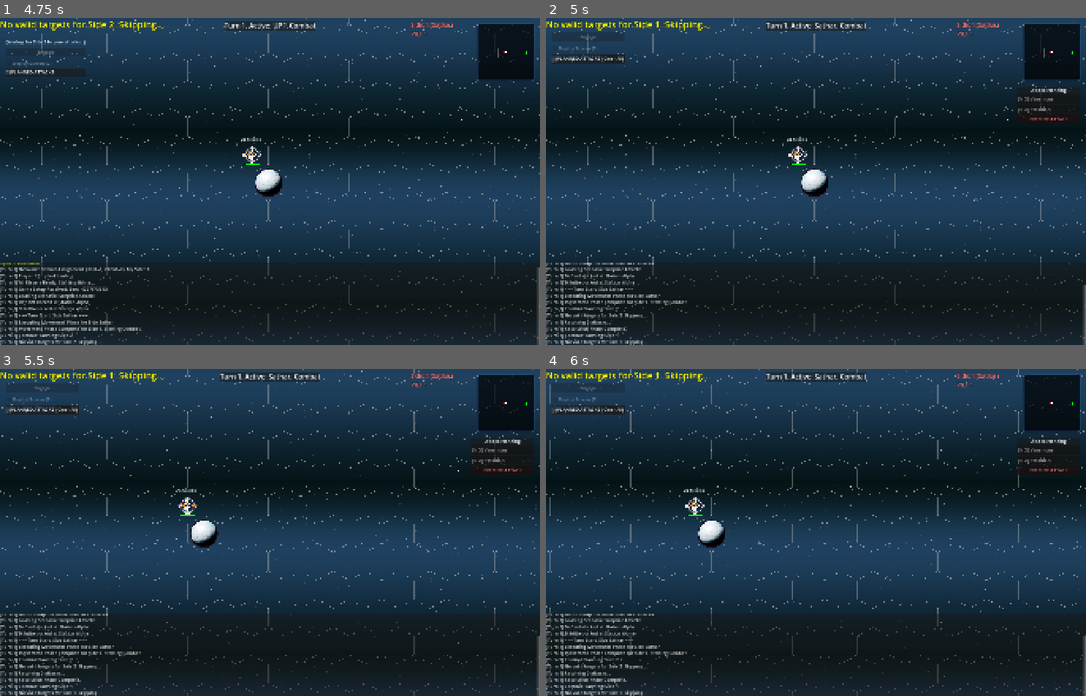
Above: before the commit, frames 1-4 (two rows, left to right).
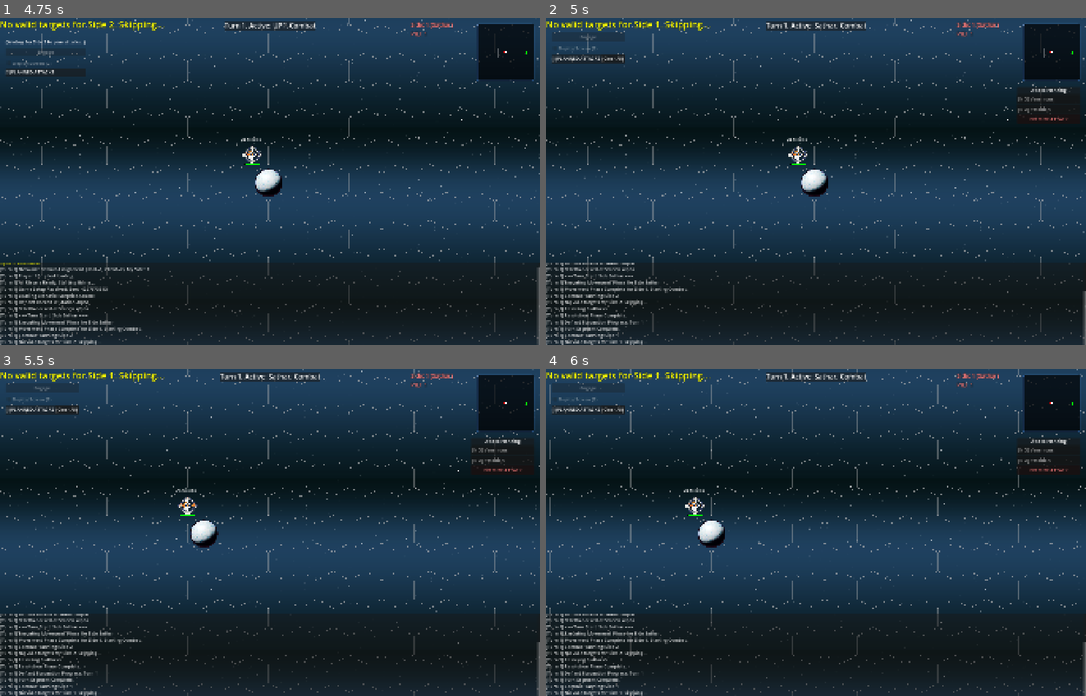
Above: after the commit, the same moments.

Repository: jjeffers/sf-kh-simulator
Game: Godot game, scene res://Scenes/Main.tscn
Two runs of this game, one before a commit and one after it. Both use one fixed random seed, a clock stepped at 60 frames per second and the inputs below. This scene is started directly instead of the project's main scene.
Inputs (mouse positions are in pixels of both pictures, inside the frame that each line leads up to):
- Up to frame 1 (4.75 s): click "> Venemous (WAITING) <" at 0.5 s; click "Perdition (WAITING)" at 1.25 s; click "Venemous (WAITING)" at 2 s; click "EXECUTE MOVEMENT" at 2.75 s; tap Enter at 3.5 s; drag from (507, 53) to (324, 109) at 3.52 s; tap Space at 4.25 s; drag from (162, 197) to (243, 246) at 4.27 s
- Up to frame 2 (5 s): no input
- Up to frame 3 (5.5 s): move the mouse to (324, 460) at 5.02 s; hold D from 5.03 s (still down); tap Alt at 5.1 s
- Up to frame 4 (6 s): release D at 5.75 s; drag from (789, 597) to (654, 483) at 5.77 s

Frame 1 is identical in both runs. In frame 2, 1.2% of the frame differs, in the area x 3-100%, y 74-97%; in frame 3, 1.2%; in frame 4, 1.2%.

Commit message:
Fix GameManager phase jumping caused by duplicate logic in _on_resolution_complete

Diff:
--- a/Scripts/GameManager.gd
+++ b/Scripts/GameManager.gd
@@ -1452,28 +1452,7 @@
 	# So we assume the user has planned EVERYTHING they want to.
 	# So we end this player's combat subphase.
 
-	if combat_subphase == 1:
-		# Passive Fire Done -> Start Active Fire
-		start_combat_active()
-	elif combat_subphase == 2:
-		# Active Fire Done -> End of this Side's Turn -> Next Side
-		current_turn_order_index += 1
-
-		if current_turn_order_index < turn_order.size():
-			if audio_phase_change and audio_phase_change.stream:
-				audio_phase_change.play()
-
-			# Proceed to Next Side
-			_start_turn_for_side(turn_order[current_turn_order_index])
-		else:
-			# All Sides Done -> Check for End of Turn Cycle (Round)
-			# Check if we've completed a full game turn (all sides have had their turn)
-			if current_turn_order_index == turn_order.size(): # This condition is always true here, but good for clarity
-				# Both sides have completed their turns, increment game turn counter
-				turn_count += 1
-
-			# Assuming end_turn_cycle() handles Round increment and Loop restart
-			call("end_turn_cycle") # Use call() to avoid parser error if not immediately found (though it should be)
+	call_deferred("end_turn_cycle")
 
 func _spawn_hit_text(pos: Vector2, val: Variant):
 	var lbl = Label.new()
